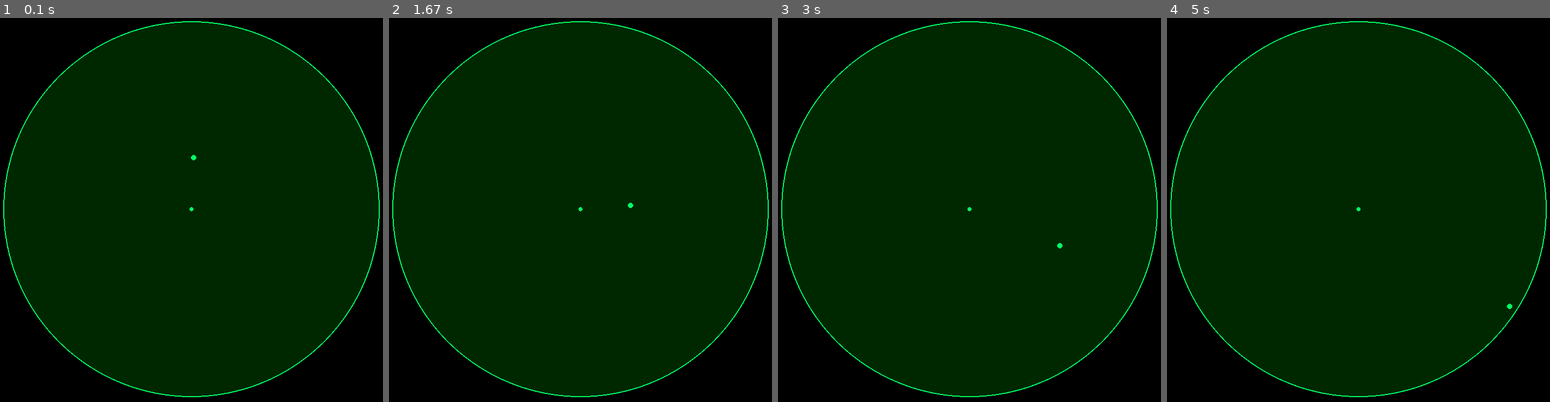
Above: before the commit, frames 1-4 (left to right).
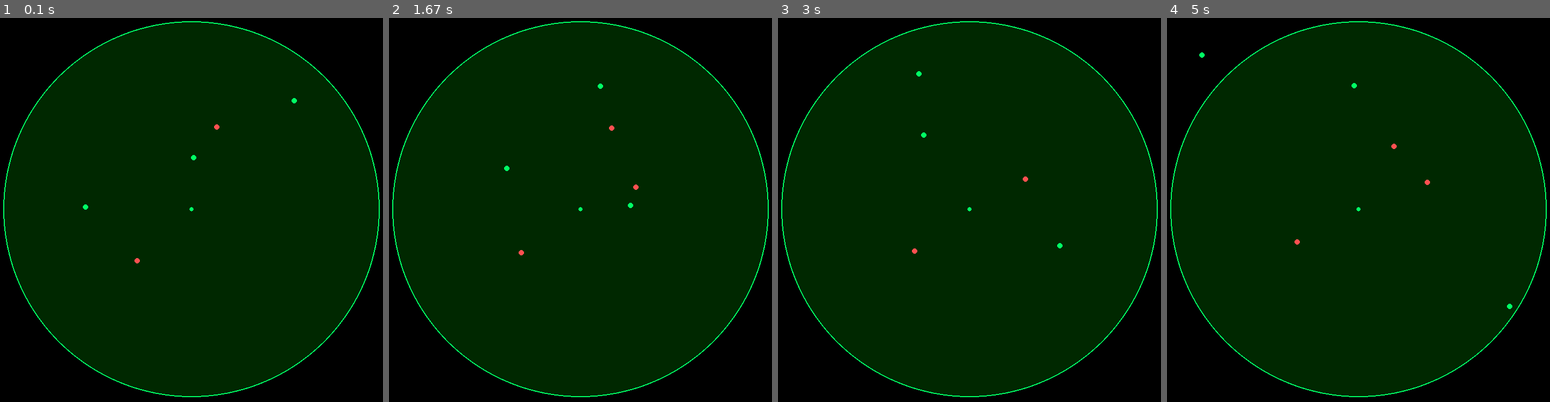
Above: after the commit, the same moments.

Repository: mahmoodomaira/RadarTrackingSimulation-
Game: pygame game, started from radar_sim/main.py
The game is run twice, just before and just after one commit, with the same random seed, the same clock (stepped at 60 frames per second) and the same inputs.
Inputs:
- Up to frame 1 (0.1 s): no input
- Up to frame 2 (1.67 s): no input
- Up to frame 3 (3 s): no input
- Up to frame 4 (5 s): no input

The runs differ from the first frame. In frame 1, less than 0.1% of the frame differs, in the area x 21-78%, y 20-64%; in frame 2, less than 0.1%, in the area x 30-66%, y 17-62%; in frame 3, less than 0.1%; in frame 4, less than 0.1%.

Commit message:
create the basic radar simulation

Diff:
--- /dev/null
+++ b/radar_sim/behaviors/random_behavior.py
@@ -0,0 +1,37 @@
+# behaviors/random_behavior.py
+import math
+import random
+from behaviors.base_behavior import BaseBehavior
+
+class RandomBehavior(BaseBehavior):
+    """
+    Moves erratically by randomly adjusting direction each frame.
+    Simulates noise or an unstable signal.
+    """
+
+    def __init__(self, drift_degrees: float = 30.0):
+        """
+        drift_degrees: max random angle change per second.
+        Higher = more chaotic movement.
+        """
+        self._drift = drift_degrees
+        self._current_direction = random.uniform(0, 360)
+
+    def move(
+        self,
+        x: float,
+        y: float,
+        speed: float,
+        direction: float,
+        delta_time: float
+    ) -> tuple[float, float]:
+
+        # Randomly drift the direction each frame
+        self._current_direction += random.uniform(
+            -self._drift, self._drift
+        )
+
+        radians = math.radians(self._current_direction)
+        new_x = x + math.cos(radians) * speed * delta_time
+        new_y = y + math.sin(radians) * speed * delta_time
+        return (new_x, new_y)
--- /dev/null
+++ b/radar_sim/core/noise_blip.py
@@ -0,0 +1,37 @@
+# core/noise_blip.py
+import random
+from core.radar_object import RadarObject
+from behaviors.base_behavior import BaseBehavior
+
+class NoiseBlip(RadarObject):
+    """
+    A false radar signal. Moves erratically and flickers on and off.
+    """
+
+    def __init__(
+        self,
+        obj_id: str,
+        x: float,
+        y: float,
+        speed: float,
+        behavior: BaseBehavior,
+        flicker_chance: float = 0.3
+    ):
+        super().__init__(obj_id, x, y)
+        self.speed = speed
+        self.behavior = behavior
+        self.flicker_chance = flicker_chance  # 0.0 to 1.0
+        self.visible = True
+
+    def update(self, delta_time: float):
+        # Move erratically
+        self.x, self.y = self.behavior.move(
+            self.x, self.y,
+            self.speed, 0,
+            delta_time
+        )
+        # Randomly toggle visibility
+        self.visible = random.random() > self.flicker_chance
+
+    def get_type(self) -> str:
+        return "noise"
--- /dev/null
+++ b/radar_sim/core/simulation.py
@@ -0,0 +1,24 @@
+# core/simulation.py
+from core.radar_object import RadarObject
+
+class Simulation:
+    """
+    Owns and manages all active radar objects.
+    Responsible for advancing simulation state each frame.
+    """
+
+    def __init__(self):
+        self._objects: list[RadarObject] = []
+
+    def add_object(self, obj: RadarObject):
+        """Register a new radar object into the simulation."""
+        self._objects.append(obj)
+
+    def update(self, delta_time: float):
+        """Advance all objects by one timestep."""
+        for obj in self._objects:
+            obj.update(delta_time)
+
+    def get_objects(self) -> list[RadarObject]:
+        """Return all active radar objects for rendering."""
+        return self._objects
--- a/radar_sim/main.py
+++ b/radar_sim/main.py
@@ -2,28 +2,30 @@
 import pygame
 import sys
 from rendering.pygame_renderer import PygameRenderer
+from core.simulation import Simulation
 from core.aircraft import Aircraft
+from core.noise_blip import NoiseBlip
 from behaviors.straight_behavior import StraightBehavior
+from behaviors.random_behavior import RandomBehavior
 
 def main():
     renderer = PygameRenderer()
     renderer.initialize()
 
-    # Create one aircraft to test
-    aircraft = Aircraft(
-        obj_id="AC001",
-        x=400, y=300,
-        speed=80,        # pixels per second
-        direction=45,    # degrees
-        behavior=StraightBehavior()
-    )
+    sim = Simulation()
 
-    clock_ref = pygame.time.Clock()
+    # Real aircraft
+    sim.add_object(Aircraft("AC001", 400, 300, speed=80,  direction=45,  behavior=StraightBehavior()))
+    sim.add_object(Aircraft("AC002", 200, 400, speed=60,  direction=310, behavior=StraightBehavior()))
+    sim.add_object(Aircraft("AC003", 600, 200, speed=100, direction=190, behavior=StraightBehavior()))
+
+    # Noise blips
+    sim.add_object(NoiseBlip("N001", 300, 500, speed=40, behavior=RandomBehavior(drift_degrees=45)))
+    sim.add_object(NoiseBlip("N002", 500, 350, speed=30, behavior=RandomBehavior(drift_degrees=60)))
+    sim.add_object(NoiseBlip("N003", 450, 250, speed=50, behavior=RandomBehavior(drift_degrees=90)))
+
     running = True
-
     while running:
-
-        delta_time = clock_ref.tick(60) / 1000.0  # seconds
 
         # 1. Events
         for event in pygame.event.get():
@@ -31,20 +33,17 @@
                 running = False
 
         # 2. Update
-        aircraft.update(delta_time)
+        delta_time = renderer.get_delta_time()
+        sim.update(delta_time)
 
         # 3. Draw
         renderer.clear()
         renderer.draw_radar_background()
 
-        # Draw the aircraft as a small dot
-        pos = aircraft.get_position()
-        pygame.draw.circle(
-            renderer.screen,
-            (0, 255, 100),
-            (int(pos[0]), int(pos[1])),
-            5
-        )
+        for obj in sim.get_objects():
+            x, y = obj.get_position()
+            visible = getattr(obj, "visible", True)
+            renderer.draw_object(x, y, obj.get_type(), visible)
 
         renderer.present()
 
--- a/radar_sim/rendering/base_renderer.py
+++ b/radar_sim/rendering/base_renderer.py
@@ -22,3 +22,13 @@
     def present(self):
         """Push the finished frame to the screen."""
         pass
+
+    @abstractmethod
+    def draw_object(self, x: float, y: float, obj_type: str, visible: bool = True):
+        """Draw a radar object at the given position."""
+        pass
+
+    @abstractmethod
+    def get_delta_time(self) -> float:
+        """Return seconds elapsed since last frame."""
+        pass
--- a/radar_sim/rendering/pygame_renderer.py
+++ b/radar_sim/rendering/pygame_renderer.py
@@ -4,7 +4,11 @@
 import config
 
 class PygameRenderer(BaseRenderer):
-
+    OBJECT_COLORS = {
+        "aircraft": (0, 255, 100),
+        "noise":    (255, 80,  80),
+        "unknown":  (200, 200, 200),
+    }
     def initialize(self):
         pygame.init()
         self.screen = pygame.display.set_mode(
@@ -12,7 +16,7 @@
         )
         pygame.display.set_caption("Radar Simulation")
         self.clock = pygame.time.Clock()
-
+        self._delta_time = 0.0
     def clear(self):
         self.screen.fill(config.BLACK)
 
@@ -32,4 +36,13 @@
 
     def present(self):
         pygame.display.flip()
-        self.clock.tick(config.FPS)
+        self._delta_time = self.clock.tick(config.FPS) / 1000.0
+
+    def draw_object(self, x: float, y: float, obj_type: str, visible: bool = True):
+        if not visible:
+            return
+        color = self.OBJECT_COLORS.get(obj_type, (255, 255, 255))
+        pygame.draw.circle(self.screen, color, (int(x), int(y)), 5)
+
+    def get_delta_time(self) -> float:
+        return self._delta_time
